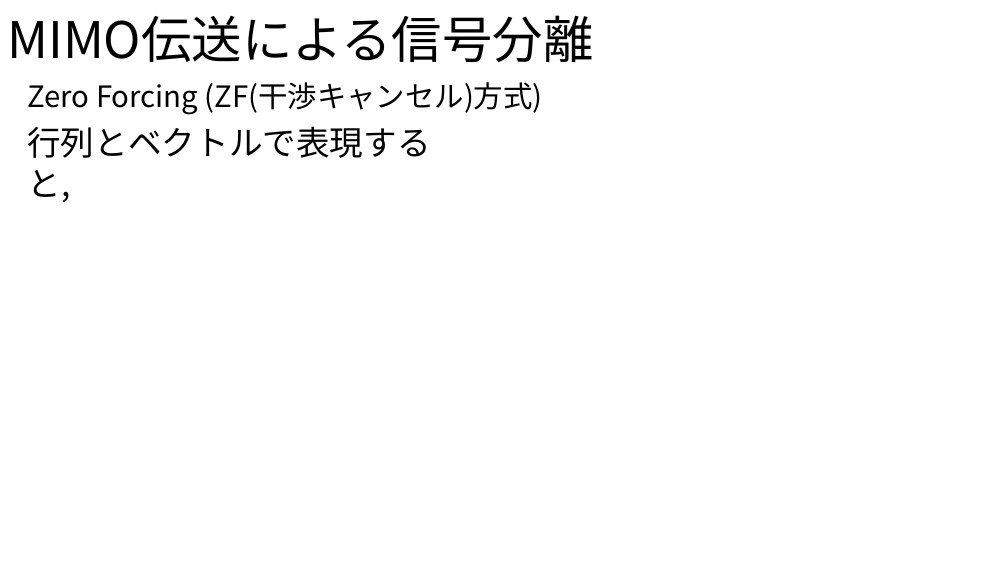
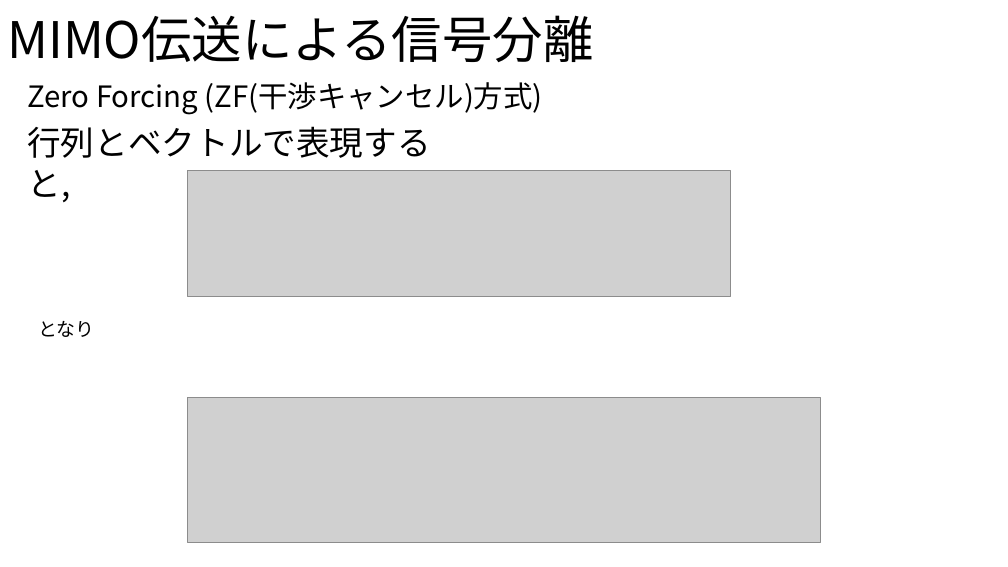
Before and after one commit to ryoww/seminar, a slide deck: slide 6 of MIMO/MIMO.pptx. Drawn at 1008x567 pixels with LibreOffice and Linux fonts; fonts in the diff are those of the drawing; grey boxes stand for pictures. Boxes give left, top, right and bottom in pixels: in the first picture for what was removed or moved away, otherwise in the second. Text is boxed around its words. In the diff, an @@ line names an element or a change of style, - is before the commit and + after.

```diff
--- a/MIMO/MIMO.pptx
+++ b/MIMO/MIMO.pptx
@@ picture added at [188, 171, 730, 296] @@
@@ text added at [38, 321, 94, 337], 18 pt, text #000000 @@
+となり
@@ picture added at [188, 398, 820, 543] @@
```
Also in this commit, not shown: 5 other files.
